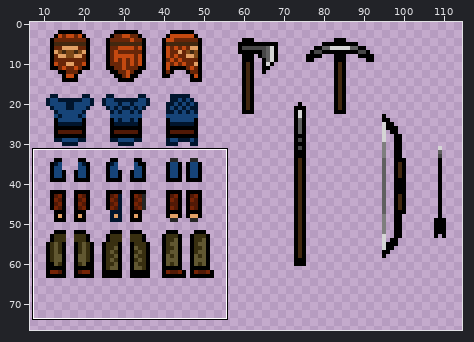
Edited in one commit: sprite sheet (Assets/Resources/character_sheet 1.png). Above, an overview of the earlier version with the close-up marked.
Close-up. Before the commit:
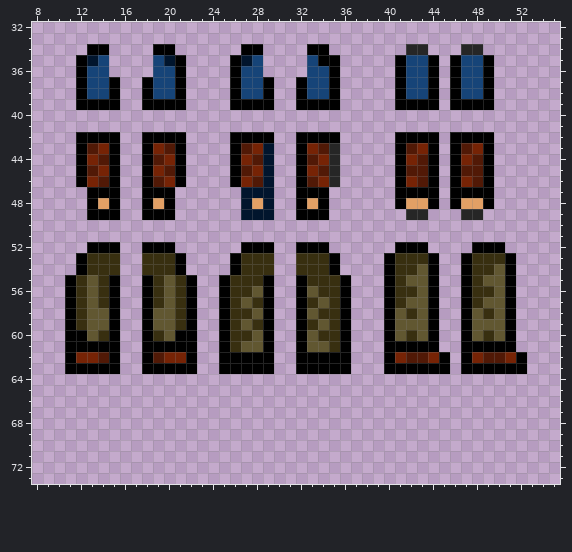
The file is 128x128 pixels. Colours within 5 levels of each other are drawn and written as one. Shown: x 8..55, y 32..73. The wide view leaves out empty margins.
The same view after the edit:
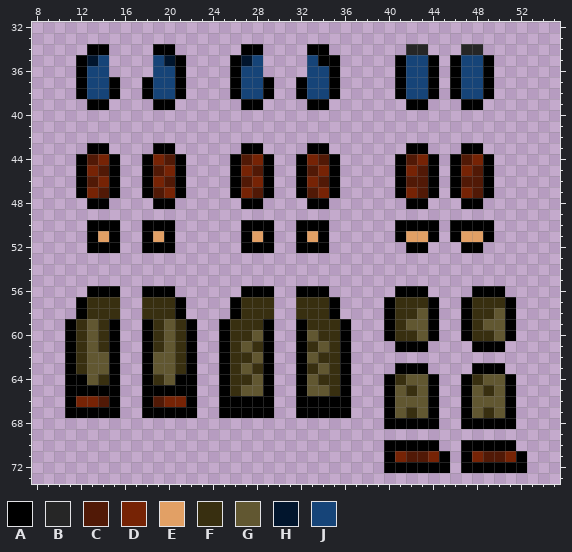
Palette (. is transparent): A #000000  B #262626  C #511906  D #762305  E #e2a065  F #382f10  G #615731  H #01152d  J #164478
Log entry: Uudet hahmo sheetit
What changed:
Changed rows in their new state; - is an unchanged pixel.
first column x 11:
39 -.--.--.--.----.--.--.--.-----.--.-.--.---
42 -....--....----....--....-----....-....---
43 -.AA.--.AA.----.AA.--.AA.-----.AA.-.AA.---
44 --CD----DC------CDA---DCA------CD---CD----
45 --DC----CD------DCA---CDA------D----D-----
46 --CD----DC------CDA---DCA------C----C-----
47 -ADC----CDA----ADCA---CDA------DC---DC----
48 ---A.--.A-------AA.--.A-------.AA.-.AA.---
49 --...--...------...--...-------..---..----
50 --AAA--AAA------AAA--AAA------AAAA-AAAA---
51 --AEA--AEA------AEA--AEA------AEEA-AEEA---
52 ------------------------------.-----A-..--
53 -....--....----....--....----.....--.....-
54 -....--....----....--....----.....--.....-
55 .....--.....--.....--.....---.....--.....-
56 ..AA----AA..--..AA----AA..---.AAA.--.AAA.-
57 .AF-F--F-FA.--.AF-F--F-FA.-----FF-----FF--
58 .AFFF--FFFA.--.A-FF--FF-A.----F------F----
59 ---F----F-------F------F------F------F----
60 -F--------F-------------------F------F----
61 -FGF----FGF------F----F------.---.--.---.-
62 -FGG----GGF----FFG----GFF----......-......
63 -FGG----GGF----FGF----FGF----.---..-.---..
64 AAGFA--AFGAA--AFFGA--AGFFA---AFGGA--AFGGA-
65 AAAAA--AAAAA--AFGGA--AGGFA---AGFGA--AGFGA-
66 ADDCA--ACDDA--AAAAA--AAAAA---AGGGA--AGGGA-
67 AAAAA--AAAAA--AAAAA--AAAAA---AGFGA--AGFGA-
68 -----------------------------AAAAA--AAAAA-
70 -----------------------------AAAAA--AAAAA-
71 -----------------------------ADCCDA-ADCCDA
72 -----------------------------AAAAAA-AAAAAA
Pixel boxes of the changes (left, top, right, bottom) in both close-ups:
changed: (65, 99, 527, 473)
